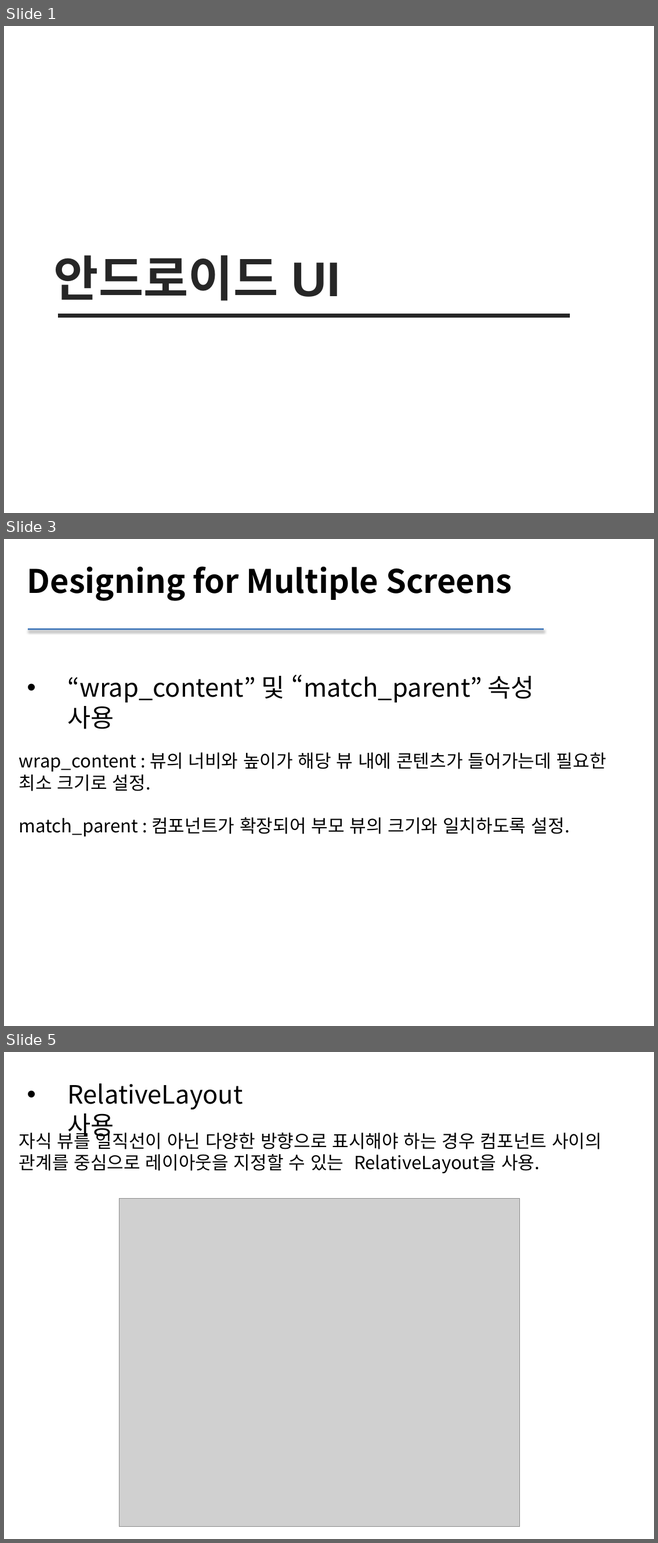
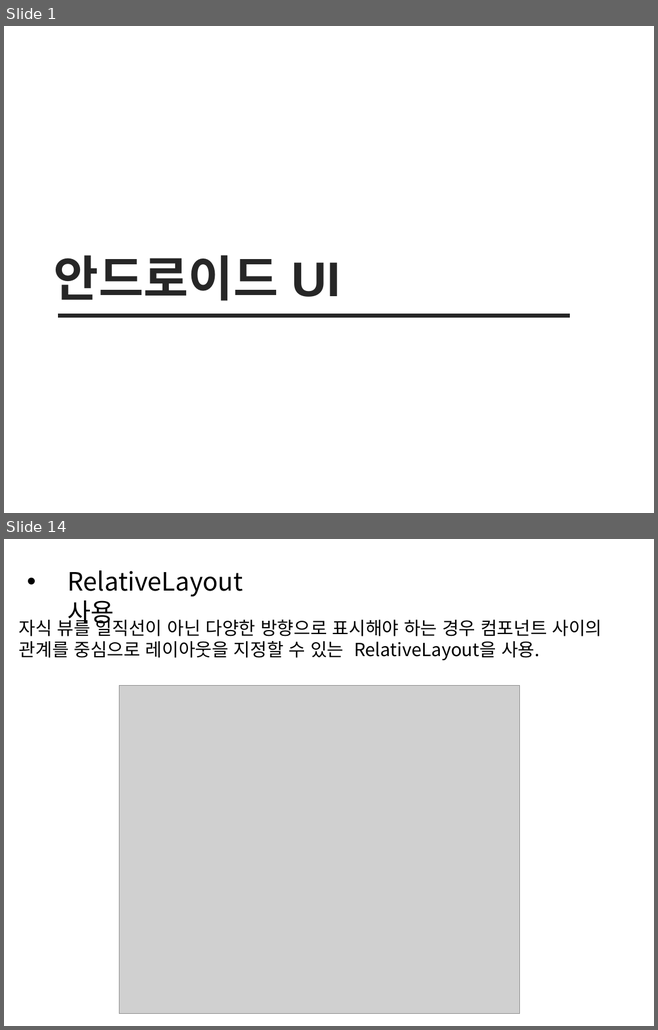
Before and after one commit to sc545/Beacon, a slide deck: 안드로이드 UI.pptx. Shown one above the other, each under a label of ours: slides 1, 3 and 5 before the commit, slides 1 and 14 after it; the slides between them are not shown. The pictures are 658x1543 and 658x1030 pixels, drawn with LibreOffice and Linux fonts; fonts in the diff are those of the drawing; grey boxes stand for pictures. Boxes give left, top, right and bottom in pixels: in the first picture for what was removed or moved away, otherwise in the second. Text is boxed around its words. In the diff, an @@ line names an element or a change of style, - is before the commit and + after.

```diff
--- a/안드로이드 UI.pptx
+++ b/안드로이드 UI.pptx
@@ slide 3 removed at [4, 539, 654, 1026], background #FFFFFF @@
@@ text removed at [27, 566, 511, 601] @@
-Designing for Multiple Screens
@@ line removed from (28, 629) to (544, 629) @@
@@ text removed at [68, 675, 534, 729] @@
-• “wrap_content” 및 “match_parent” 속성 사용
@@ text removed at [19, 752, 606, 837] @@
-wrap_content : 뷰의 너비와 높이가 해당 뷰 내에 콘텐츠가 들어가는데 필요한 최소 크기로 설정.
-match_parent : 컴포넌트가 확장되어 부모 뷰의 크기와 일치하도록 설정.
@@ what was slide 5 is now slide 14 @@
```
Also in this commit, not shown: 1 slide changed, 12 slides added, 2 other slides removed, 53 other files.
